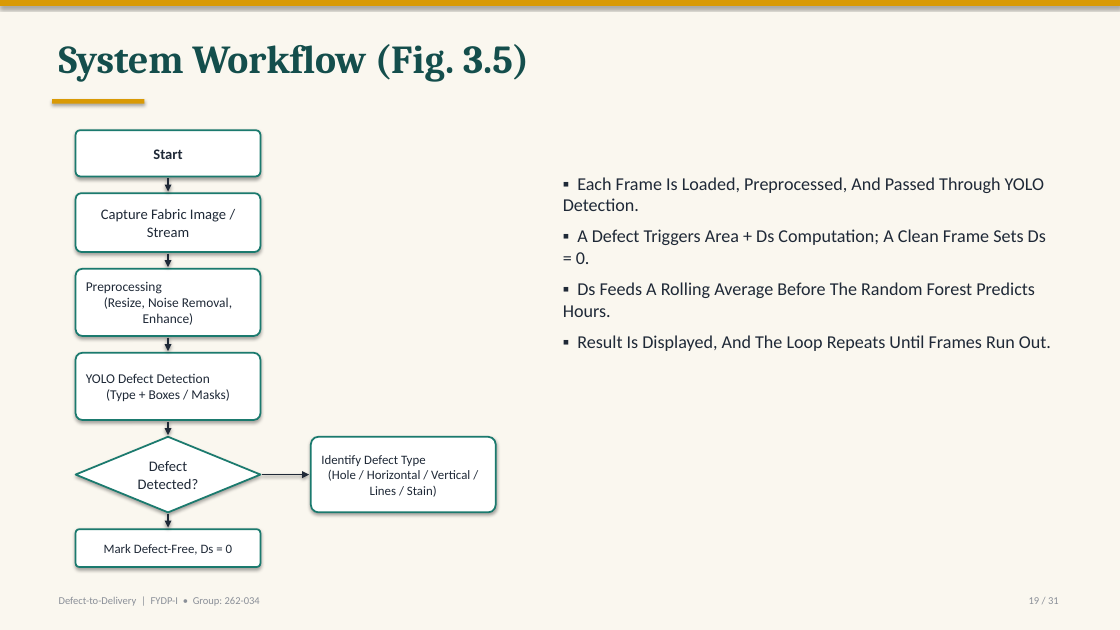
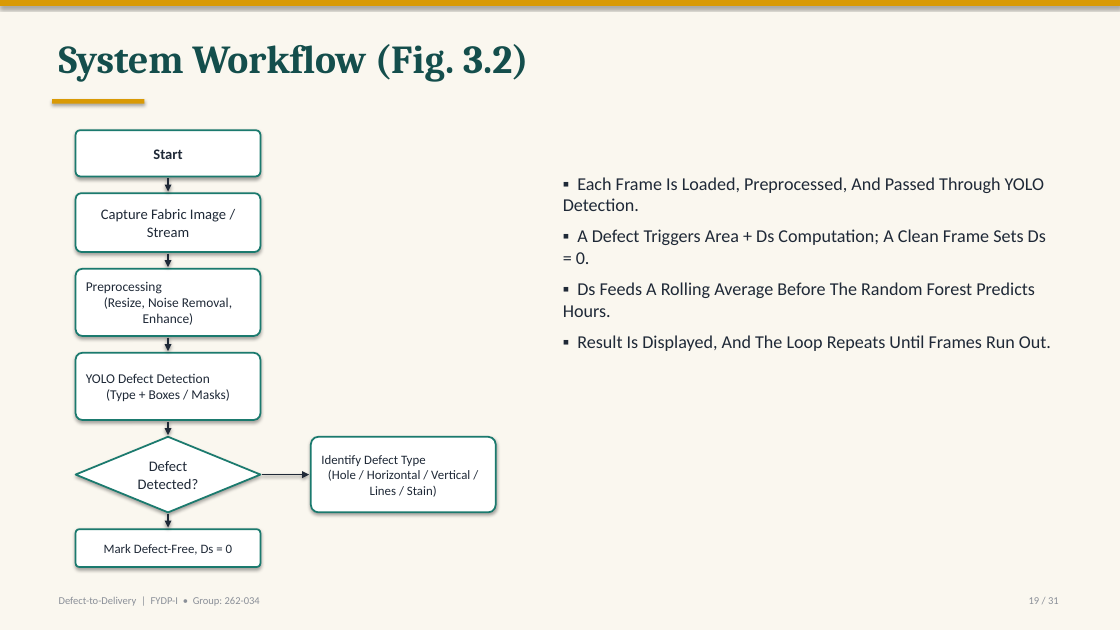
Before and after one commit to labib-ux/FYDP, a slide deck: slide 19 of slides/FYDP-I_Defect-to-Delivery.pptx. Drawn at 1120x630 pixels with LibreOffice and Linux fonts; fonts in the diff are those of the drawing. Boxes give left, top, right and bottom in pixels: in the first picture for what was removed or moved away, otherwise in the second. Text is boxed around its words. In the diff, an @@ line names an element or a change of style, - is before the commit and + after.

```diff
--- a/slides/FYDP-I_Defect-to-Delivery.pptx
+++ b/slides/FYDP-I_Defect-to-Delivery.pptx
@@ text at (x1=59, y1=44, x2=528, y2=82): text changed @@
-System Workflow (Fig. 3.5)
+System Workflow (Fig. 3.2)
```
Also in this commit, not shown: 8 other slides changed.
